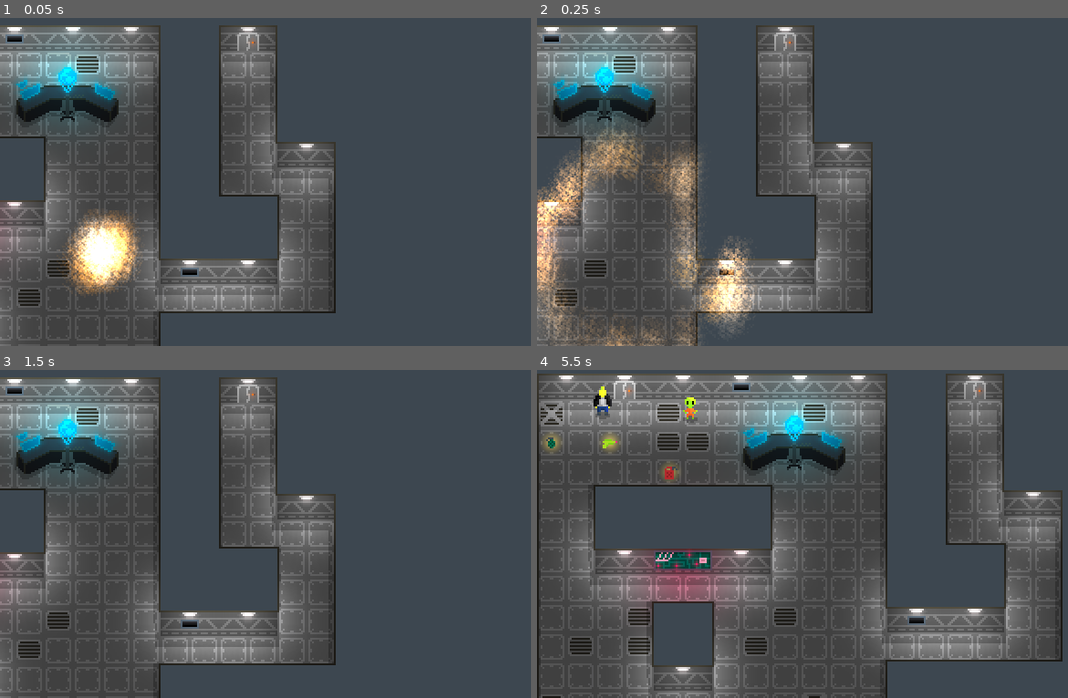
Above: before the commit, frames 1-4 (two rows, left to right).
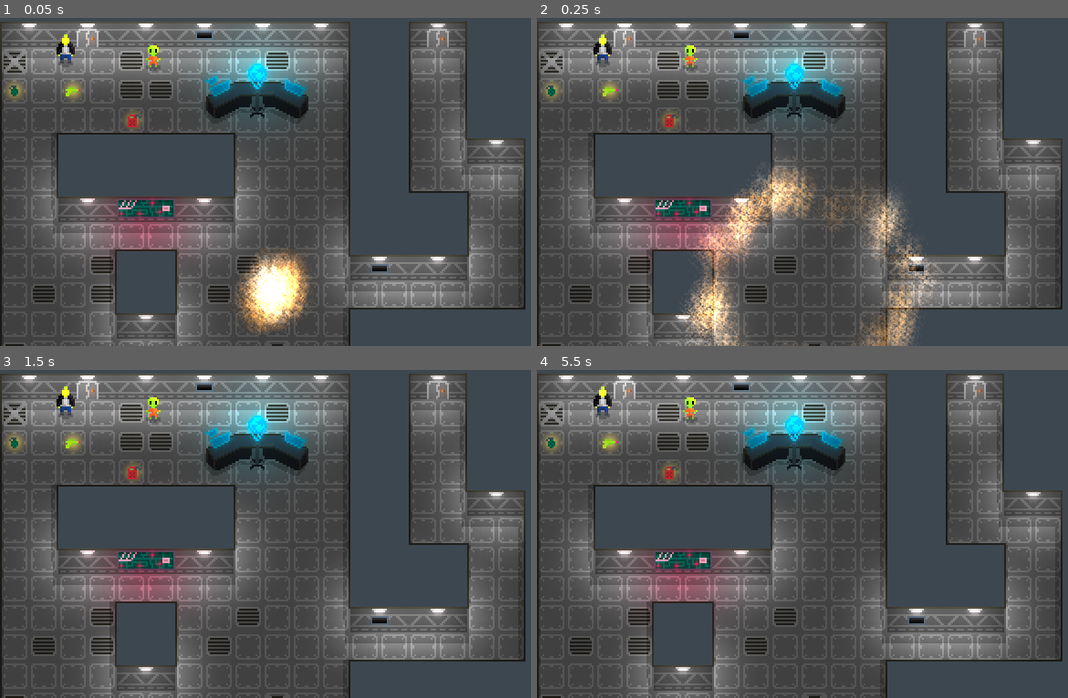
Above: after the commit, the same moments.

Repository: CrankyCranton/Godot-Jam-3
Game: Godot game, scene res://assets/tiles/tiles_test.tscn
The game is run twice, just before and just after one commit, with the same random seed, the same clock (stepped at 60 frames per second) and the same inputs. The project has no main scene, so this scene is started directly.
Inputs:
- Up to frame 1 (0.05 s): no input
- Up to frame 2 (0.25 s): no input
- Up to frame 3 (1.5 s): tap Enter at 1.25 s
- Up to frame 4 (5.5 s): tap Space at 2, 3.5, 5 s; tap Enter at 2.75, 4.25 s

The runs differ from the first frame. In frame 1, 46% of the frame differs, in the area x 0-99%, y 1-100%; in frame 2, 51%; in frame 3, 44%; in frame 4, nothing differs.

Commit message:
Minor fixes
Removed explosion camera & set explosion children to uneditable in tiles_test.tscn

Diff:
--- a/assets/tiles/tiles_test.tscn
+++ b/assets/tiles/tiles_test.tscn
@@ -726,10 +726,7 @@
 texture = ExtResource("12_rl645")
 
 [node name="Explosion" parent="." instance=ExtResource("13_i1gal")]
-position = Vector2(264, 88)
-
-[node name="Fire" parent="Explosion" index="0"]
-position = Vector2(-104, 40)
+position = Vector2(150, 151)
 
 [node name="LightOccluder2D" type="LightOccluder2D" parent="."]
 modulate = Color(1, 1, 1, 0)
@@ -742,5 +739,3 @@
 [node name="LightOccluder2D3" type="LightOccluder2D" parent="."]
 modulate = Color(1, 1, 1, 0)
 occluder = SubResource("OccluderPolygon2D_uyowq")
-
-[editable path="Explosion"]
--- a/scenes/explosion.tscn
+++ b/scenes/explosion.tscn
@@ -105,8 +105,6 @@
 lifetime = 5.0
 one_shot = true
 
-[node name="Camera2D" type="Camera2D" parent="."]
-
 [node name="Shape" type="CollisionShape2D" parent="."]
 shape = SubResource("CircleShape2D_mn52s")
 
